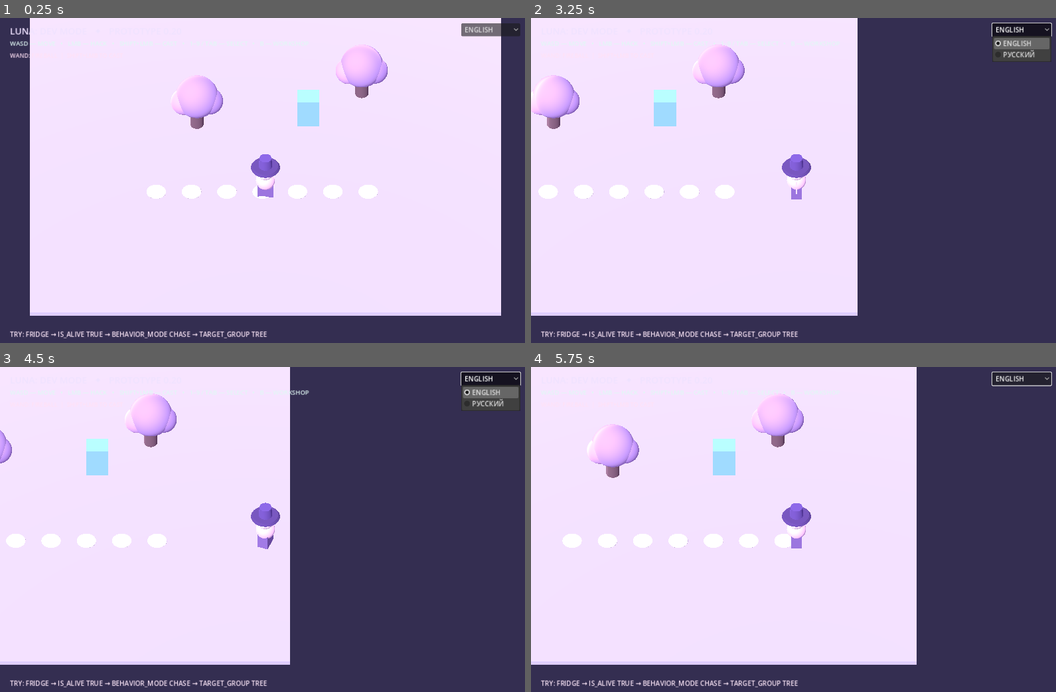
Above: before the commit, frames 1-4 (two rows, left to right).
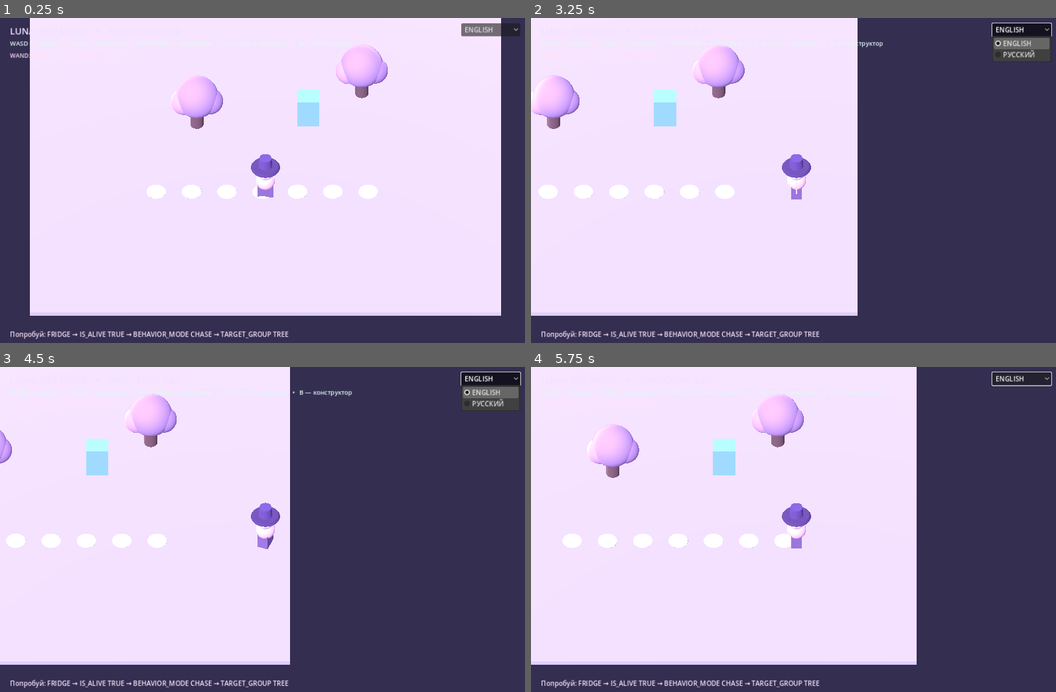
Above: after the commit, the same moments.

Repository: 0ri-space-cat/luna-dev-mode
Game: Godot game, scene res://scenes/main.tscn
Same seed, same stepped clock (60 frames per second), same inputs: the game is played once before the commit and once after it.
Inputs (mouse positions are in pixels of both pictures, inside the frame that each line leads up to):
- Up to frame 1 (0.25 s): no input
- Up to frame 2 (3.25 s): click "ENGLISH" at 0.5 s; tap Enter at 1.25 s; move the mouse to (914, 167) at 1.27 s; hold D (move_right) 1.28-2 s; tap 1 at 1.35 s; click (914, 167) at 1.42 s; drag from (688, 200) to (772, 252) at 2.02 s; tap Space at 2.75 s; move the mouse to (851, 112) at 2.77 s; hold D (move_right) from 2.78 s (still down); tap Tab at 2.85 s
- Up to frame 3 (4.5 s): release D (move_right) at 3.5 s; drag from (241, 601) to (105, 484) at 3.52 s; tap Enter at 4.25 s; move the mouse to (425, 581) at 4.27 s; hold A (move_left) from 4.28 s (still down); tap J at 4.35 s
- Up to frame 4 (5.75 s): release A (move_left) at 5 s; drag from (636, 484) to (714, 451) at 5.02 s

The runs differ from the first frame. In frame 1, 0.7% of the frame differs, in the area x 1-55%, y 96-99%; in frame 2, 0.7%; in frame 3, 0.8%, in the area x 1-68%, y 7-99%; in frame 4, 0.7%.
Error after the commit: Invalid access to property or key 'delete_requested' on a base object of type 'PanelContainer (hack_editor.gd)'. (res://scripts/main.gd:544)

Commit message:
feat: integrate lifecycle service with world, COPY and DELETE commands and save callbacks

Diff:
--- a/scripts/main.gd
+++ b/scripts/main.gd
@@ -7,6 +7,7 @@
 const ParameterRegistry = preload("res://scripts/core/parameter_registry.gd")
 const CommandProcessor = preload("res://scripts/core/command_processor.gd")
 const WorldRegistry = preload("res://scripts/core/world_registry.gd")
+const EntityLifecycleService = preload("res://scripts/core/entity_lifecycle_service.gd")
 const EventBus = preload("res://scripts/core/event_bus.gd")
 const EffectEngine = preload("res://scripts/core/effect_engine.gd")
 const RuleEngine = preload("res://scripts/core/rule_engine.gd")
@@ -37,6 +38,7 @@
 var parameter_registry
 var command_processor
 var world_registry
+var entity_lifecycle
 var event_bus
 var effect_engine
 var rule_engine
@@ -95,12 +97,18 @@
 			push_warning("Profile could not be read: %s" % profile_service.last_error)
 	command_processor.parameter_changed.connect(_on_parameter_changed)
 	command_processor.trait_changed.connect(_on_trait_changed)
+	command_processor.entity_changed.connect(_on_entity_changed)
 	relationship_service.relationship_changed.connect(_on_relationship_changed)
 	_register_controls()
 	_build_environment()
 	_build_ground()
 	_spawn_player()
 	_spawn_entities()
+	entity_lifecycle = EntityLifecycleService.new(
+		world_registry, parameter_registry, relationship_service,
+		elemental_status_service, social_awareness,
+		Callable(self, "_spawn_lifecycle_actor")
+	)
 	_register_example_rules()
 	_build_interface()
 	if save_service.has_save():
@@ -279,12 +287,41 @@
 	_spawn("fridge_001", "fridge", Vector3(2.0, 0.1, -1.3))
 
 
-func _spawn(entity_id: String, category: String, where: Vector3) -> void:
+func _spawn(entity_id: String, category: String, where: Vector3) -> Node:
+	if world_registry.get_entity(entity_id) != null or category not in ["tree", "fridge"]:
+		return null
 	var entity := HackableEntity.new()
 	add_child(entity)
-	entity.configure(entity_id, category, where, parameter_registry, world_registry, relationship_service, {}, elemental_status_service, social_awareness)
-	world_registry.register_entity(entity_id, entity, category.to_upper())
+	entity.configure(entity_id, category, where, parameter_registry, world_registry,
+		relationship_service, {}, elemental_status_service, social_awareness)
+	if not world_registry.register_entity(entity_id, entity, category.to_upper()):
+		entity.queue_free()
+		return null
 	entity.target_acquired.connect(_on_target_acquired)
+	return entity
+
+
+func _spawn_lifecycle_actor(spec: Dictionary) -> Node:
+	var entity_id: String = str(spec["id"])
+	var category: String = str(spec["category"])
+	var location: Vector3 = spec["position"]
+	match category:
+		"tree", "fridge":
+			if spec.has("copy_origin"):
+				return _spawn_saved_duplicate(entity_id, category, location, str(spec["copy_origin"]))
+			return _spawn(entity_id, category, location)
+		_:
+			if category.begins_with("arcane_"):
+				return _spawn_arcane_actor_with_id(entity_id, spec["construct"], location)
+	return null
+
+
+func _restore_base_actor(entity_id: String, category: String, location: Vector3) -> Node:
+	return _spawn(entity_id, category, location)
+
+
+func _remove_saved_entity(entity_id: String) -> bool:
+	return entity_lifecycle.unload_entity(entity_id)
 
 
 func _register_example_rules() -> void:
@@ -352,6 +389,23 @@
 			"parameter_id": str(change["parameter_id"]),
 			"value": change["after"],
 			"initiator_id": str(change["initiator_id"])
+		}
+	})
+
+
+func _on_entity_changed(change: Dictionary) -> void:
+	var entity_id: String = str(change["entity_id"])
+	if not bool(change["present"]) and is_instance_valid(editor) and editor.visible \
+			and is_instance_valid(editor.target) and str(editor.target.record.id) == entity_id:
+		_close_editor()
+	event_bus.enqueue({
+		"type": "entity.created" if bool(change["present"]) else "entity.deleted",
+		"source_id": entity_id,
+		"target_id": entity_id,
+		"payload": {
+			"category": str(change["category"]),
+			"initiator_id": str(change["initiator_id"]),
+			"command_source_id": str(change["source_id"])
 		}
 	})
 
@@ -487,6 +541,7 @@
 	editor.configure(parameter_registry, command_processor, ui_language)
 	editor.closed.connect(_close_editor)
 	editor.duplicate_requested.connect(_on_duplicate_requested)
+	editor.delete_requested.connect(_on_delete_requested)
 
 	spell_workshop_panel = SpellWorkshop.new()
 	layer.add_child(spell_workshop_panel)
@@ -529,8 +584,19 @@
 		_show_checkpoint_message(ui_language.text("ENTITY COPIED", "ОБЪЕКТ СКОПИРОВАН"))
 
 
+func _on_delete_requested(source: Node3D) -> void:
+	if not is_instance_valid(source) or entity_lifecycle == null:
+		return
+	var entity_id: String = str(source.record.id)
+	_close_editor()
+	if not command_processor.execute_entity_delete(entity_lifecycle, entity_id, "luna", "wand:luna"):
+		_show_checkpoint_message(ui_language.text("DELETE FAILED", "ОШИБКА УДАЛЕНИЯ"))
+	else:
+		_show_checkpoint_message(ui_language.text("ENTITY DELETED", "ОБЪЕКТ УДАЛЁН"))
+
+
 func _duplicate_entity(source: Node3D) -> Node3D:
-	if not is_instance_valid(source) or not source.has_method("get_parameter"):
+	if not is_instance_valid(source) or entity_lifecycle == null:
 		return null
 	var count := 0
 	for entity_id in world_registry.list_ids():
@@ -541,32 +607,30 @@
 		_show_checkpoint_message(ui_language.text("COPY LIMIT REACHED", "ДОСТИГНУТ ПРЕДЕЛ КОПИЙ"))
 		return null
 	var category: String = str(source.record.category)
-	var location: Vector3 = source.position + Vector3(1.7, 0.0, 0.8)
-	var copy: Node3D
+	if category not in ["tree", "fridge"] and not category.begins_with("arcane_"):
+		return null
+	var blueprint: Dictionary = entity_lifecycle.capture(str(source.record.id))
+	if blueprint.is_empty():
+		return null
+	blueprint["position"] = source.position + Vector3(1.7, 0.0, 0.8)
 	if category.begins_with("arcane_"):
 		arcane_serial += 1
 		var generated_id := "arcane_%04d" % arcane_serial
-		while world_registry.get_entity(generated_id) != null:
+		while world_registry.get_entity(generated_id) != null or world_registry.was_deleted(generated_id):
 			arcane_serial += 1
 			generated_id = "arcane_%04d" % arcane_serial
-		copy = _spawn_arcane_actor_with_id(generated_id, source.arcane_manifestation, location)
-	elif category in ["tree", "fridge"]:
+		blueprint["id"] = generated_id
+	else:
 		duplicate_serial += 1
 		var copy_id := "%s_copy_%04d" % [category, duplicate_serial]
-		while world_registry.get_entity(copy_id) != null:
+		while world_registry.get_entity(copy_id) != null or world_registry.was_deleted(copy_id):
 			duplicate_serial += 1
 			copy_id = "%s_copy_%04d" % [category, duplicate_serial]
-		copy = _spawn_saved_duplicate(copy_id, category, location, str(source.record.id))
-	else:
-		return null
-	if not is_instance_valid(copy):
-		return null
-	# Original type is retained; new entity gets an independent stable ID.
-	# Statuses/relationships are deliberately not shared between copies.
-	for key in source.record.parameters.keys():
-		copy.set_parameter(str(key), source.get_parameter(str(key)))
-	copy.record.set_traits(source.record.get_stored_roles(), source.record.get_tags())
-	return copy
+		blueprint["id"] = copy_id
+		blueprint["copy_origin"] = str(source.record.id)
+	var copied: Node = command_processor.execute_entity_create(entity_lifecycle, blueprint,
+		"luna", "wand:luna")
+	return copied as Node3D
 
 
 func _spawn_saved_duplicate(entity_id: String, category: String, location: Vector3, original_id: String) -> Node3D:
@@ -648,7 +712,8 @@
 		world_registry, luna, relationship_service,
 		Callable(self, "_restore_arcane_actor"), parameter_registry,
 		elemental_status_service, surface_field_service, social_awareness,
-		Callable(self, "_restore_saved_duplicate"), rule_engine
+		Callable(self, "_restore_saved_duplicate"), rule_engine,
+		Callable(self, "_remove_saved_entity"), Callable(self, "_restore_base_actor")
 	)
 	if success:
 		for entity_id in world_registry.list_ids():
@@ -656,9 +721,8 @@
 			var is_created: bool = entity_id.begins_with("arcane_") or (saved_actor != null and saved_actor.has_meta("copy_origin"))
 			if is_created and not save_service.last_restored_ids.has(entity_id):
 				var removed: Node = world_registry.get_entity(entity_id)
-				world_registry.unregister_entity(entity_id)
 				if removed != null:
-					removed.queue_free()
+					entity_lifecycle.unload_entity(entity_id)
 		_sync_luna_relationships()
 		# Restores do not count as player hacks, nor do pre-load queued events.
 		command_processor.clear_history()
